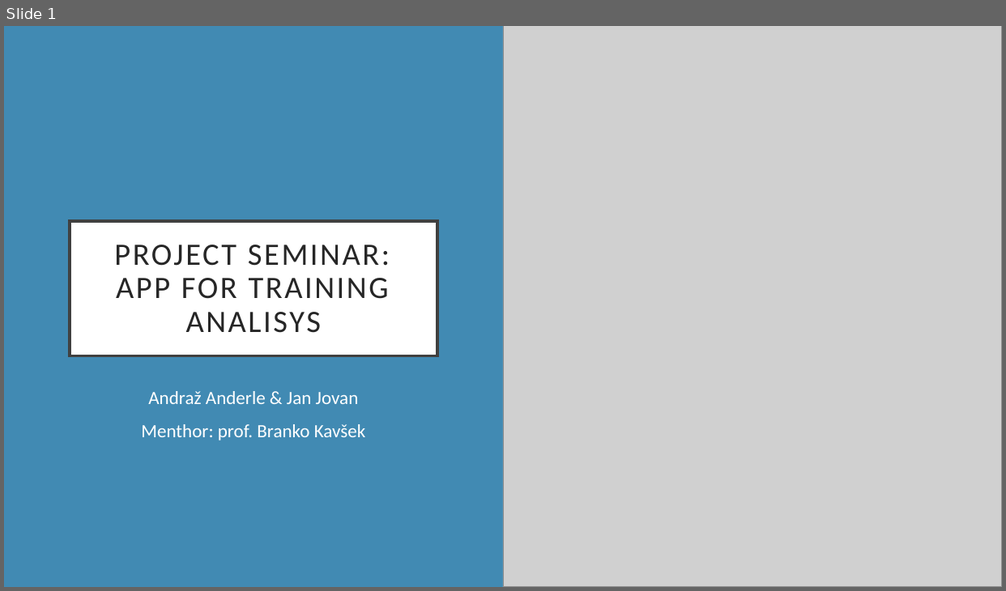
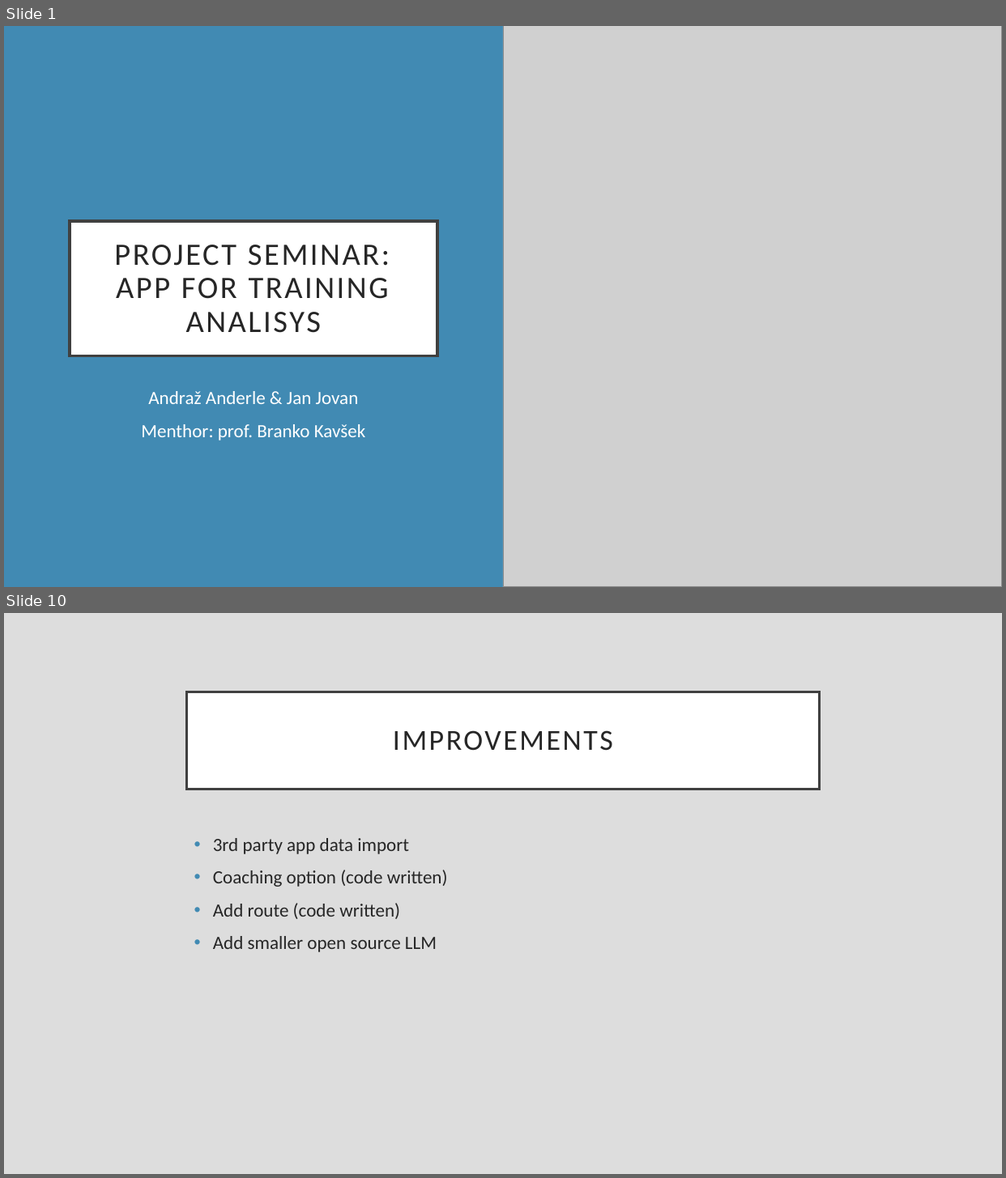
Before and after one commit to reddiamond1234/app-for-training-analisys, a slide deck: ProjectPresentation.pptx. Shown one above the other, each under a label of ours: slide 1 before the commit, slides 1 and 10 after it; the slides between them are not shown. The pictures are 1006x591 and 1006x1178 pixels, drawn with LibreOffice and Linux fonts; fonts in the diff are those of the drawing; grey boxes stand for pictures. Boxes give left, top, right and bottom in pixels: in the first picture for what was removed or moved away, otherwise in the second. Text is boxed around its words. In the diff, an @@ line names an element or a change of style, - is before the commit and + after.

```diff
--- a/ProjectPresentation.pptx
+++ b/ProjectPresentation.pptx
@@ slide 10 added at box(4, 613, 1002, 1174), background #DDDDDD @@
@@ title added at box(187, 692, 819, 789), fill #FFFFFF, outline #404040 2.5 pt, 28 pt, text #262626 @@
+IMPROVEMENTS
@@ text added at box(213, 838, 448, 952), 18 pt, text #262626 @@
+• 3rd party app data import
+• Coaching option (code written)
+• Add route (code written)
+• Add smaller open source LLM
```
Also in this commit, not shown: 6 slides changed, 3 other slides added, 3 slides removed, 2 other files.
